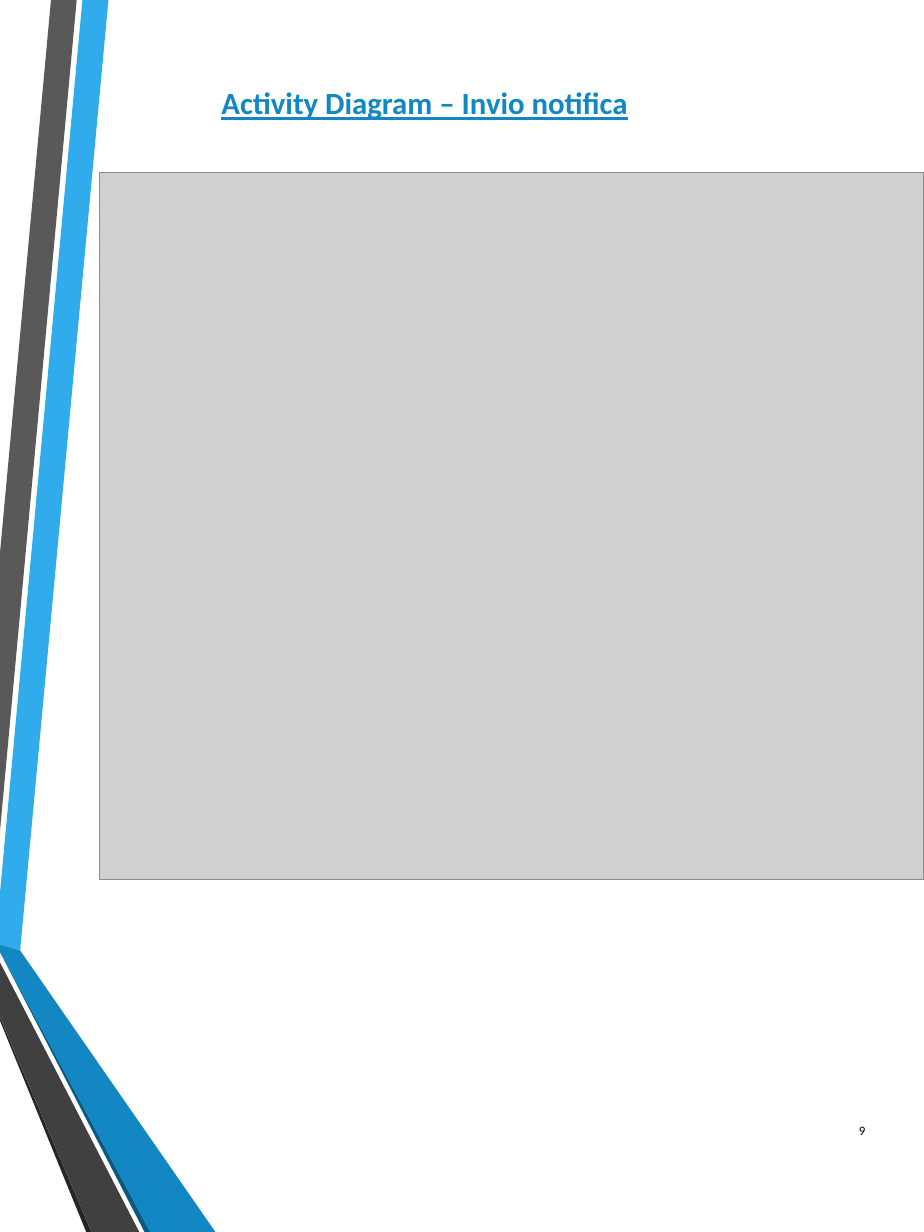
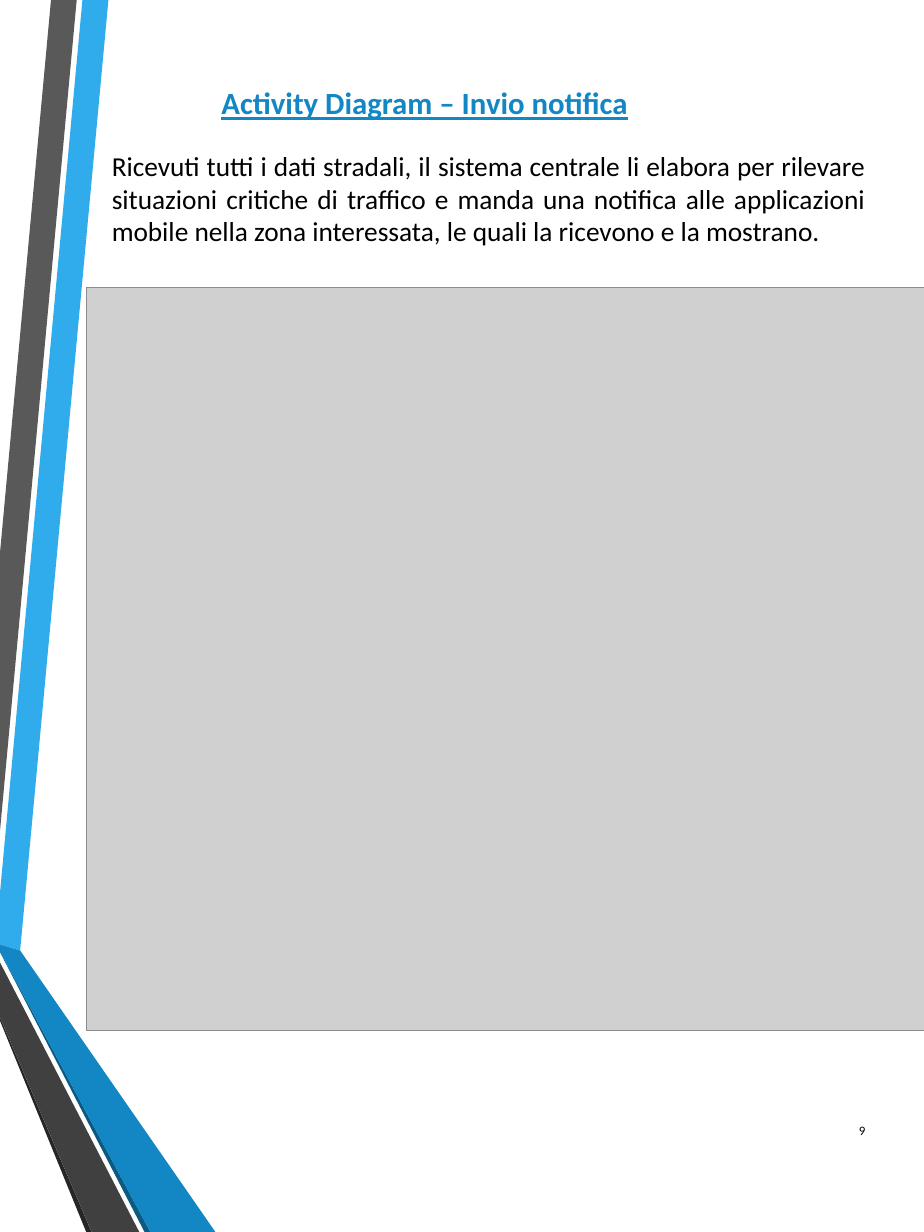
Before and after one commit to federicomegler/traffic-monitor, a slide deck: slide 9 of Design/Traffic_monitor.pptx. Drawn at 924x1232 pixels with LibreOffice and Linux fonts; fonts in the diff are those of the drawing; grey boxes stand for pictures. Boxes give left, top, right and bottom in pixels: in the first picture for what was removed or moved away, otherwise in the second. Text is boxed around its words. In the diff, an @@ line names an element or a change of style, - is before the commit and + after.

```diff
--- a/Design/Traffic_monitor.pptx
+++ b/Design/Traffic_monitor.pptx
@@ text added at (x1=112, y1=157, x2=865, y2=246), 16 pt, text #000000 @@
+Ricevuti tutti i dati stradali, il sistema centrale li elabora per rilevare situazioni critiche di traffico e manda una notifica alle applicazioni mobile nella zona interessata, le quali la ricevono e la mostrano.
@@ picture resized from (x1=100, y1=172, x2=924, y2=880) to (x1=86, y1=287, x2=924, y2=1030) @@
```
Also in this commit, not shown: 9 other slides changed.
